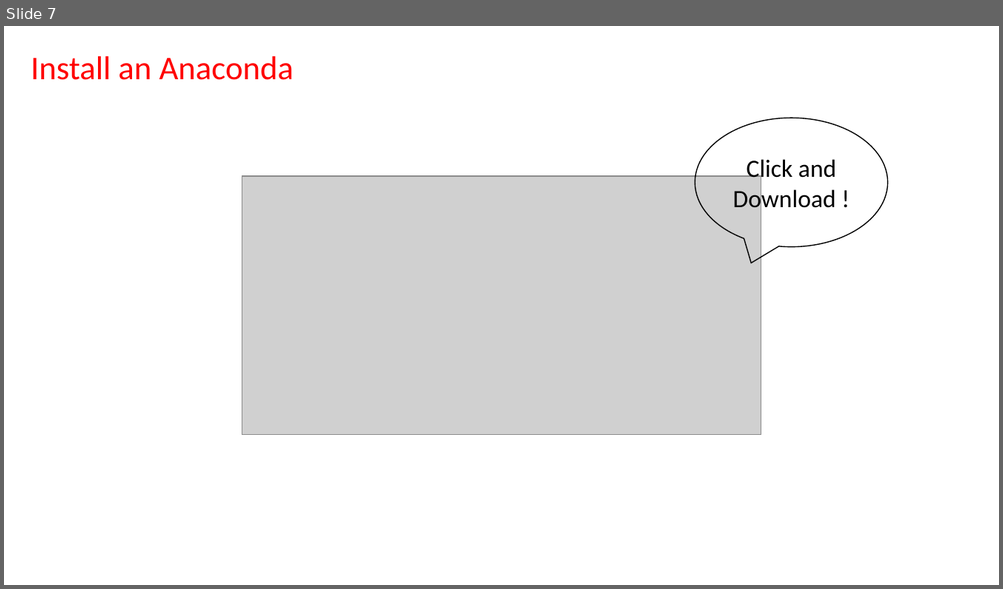
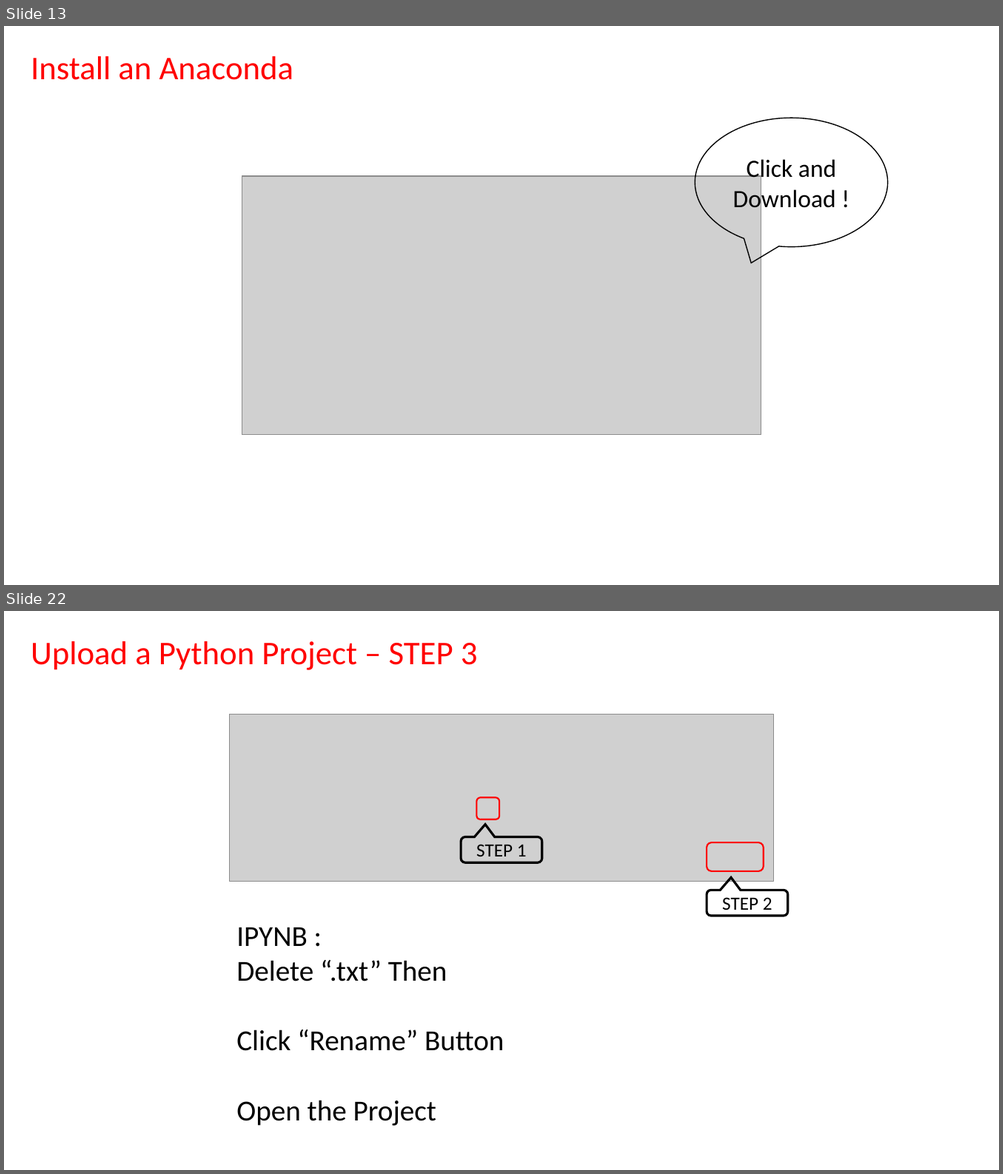
Before and after one commit to SCU-LAWTECH/110-1_LawTech, a slide deck: 20211013-Lesson-1/20211013_LawTech_Course_Overview.pptx. Shown one above the other, each under a label of ours: slide 7 before the commit, slides 13 and 22 after it; the slides between them are not shown. The pictures are 1003x589 and 1003x1174 pixels, drawn with LibreOffice and Linux fonts; fonts in the diff are those of the drawing; grey boxes stand for pictures. Boxes give left, top, right and bottom in pixels: in the first picture for what was removed or moved away, otherwise in the second. Text is boxed around its words. In the diff, an @@ line names an element or a change of style, - is before the commit and + after.

```diff
--- a/20211013-Lesson-1/20211013_LawTech_Course_Overview.pptx
+++ b/20211013-Lesson-1/20211013_LawTech_Course_Overview.pptx
@@ slide 22 added at (x1=4, y1=611, x2=999, y2=1170), background #FFFFFF @@
@@ text added at (x1=31, y1=641, x2=478, y2=670), 32 pt, text #FF0000 @@
+Upload a Python Project – STEP 3
@@ picture added at (x1=229, y1=714, x2=774, y2=881) @@
@@ rounded rectangle added at (x1=476, y1=797, x2=499, y2=819), outline #FF0000 1.5 pt @@
@@ rounded speech box added at (x1=461, y1=837, x2=542, y2=863), outline #000000 2.25 pt, 18 pt, text #000000 @@
+STEP 1
@@ rounded rectangle added at (x1=707, y1=843, x2=763, y2=871), outline #FF0000 1.5 pt @@
@@ rounded speech box added at (x1=707, y1=890, x2=788, y2=915), outline #000000 2.25 pt, 18 pt, text #000000 @@
+STEP 2
@@ text added at (x1=236, y1=928, x2=504, y2=1126), 28 pt, text #000000 @@
+IPYNB :
+Delete “.txt” Then
+Click “Rename” Button
+Open the Project
@@ what was slide 7 is now slide 13 @@
```
Also in this commit, not shown: 3 slides changed, 34 other slides added, 1 slide removed.
